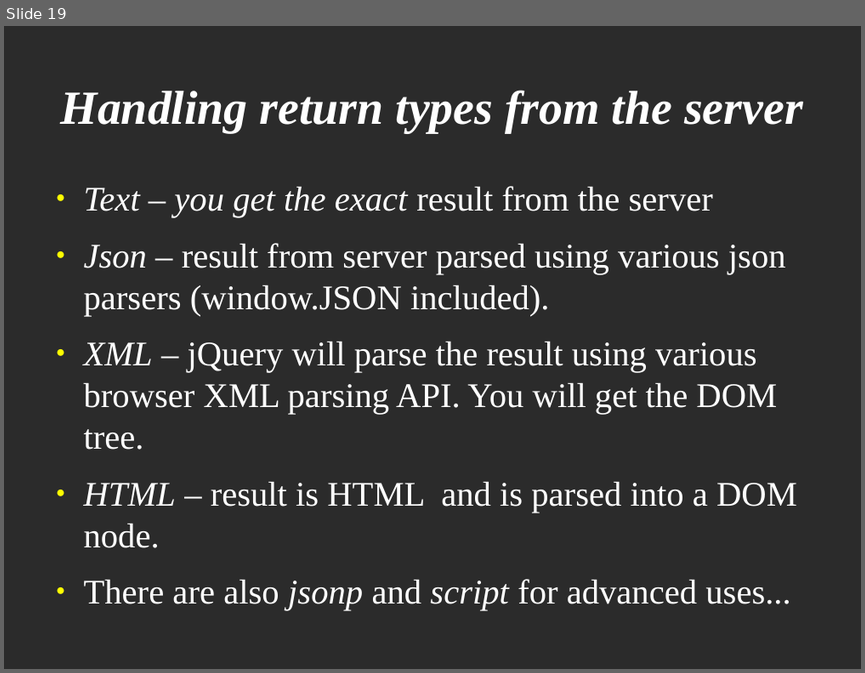
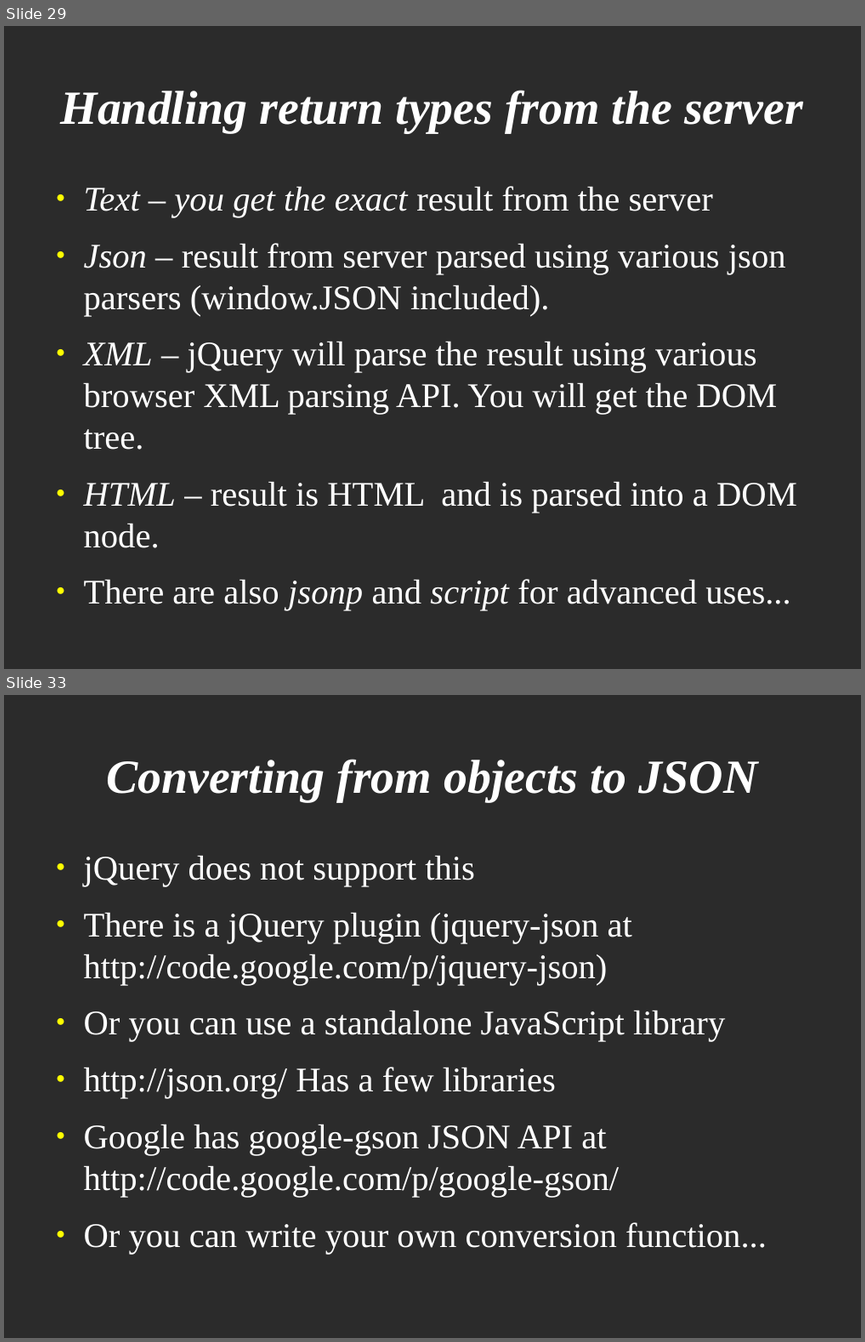
Before and after one commit to veltzer/demos, a slide deck: javascript/jquery/jquery.odp. Shown one above the other, each under a label of ours: slide 19 before the commit, slides 29 and 33 after it; the slides between them are not shown. The pictures are 865x673 and 865x1342 pixels, drawn with LibreOffice and Linux fonts; fonts in the diff are those of the drawing; background and template pictures are left out; a plain dark background stands for a picture behind light text. Boxes give left, top, right and bottom in pixels: in the first picture for what was removed or moved away, otherwise in the second. Text is boxed around its words. In the diff, an @@ line names an element or a change of style, - is before the commit and + after.

```diff
--- a/javascript/jquery/jquery.odp
+++ b/javascript/jquery/jquery.odp
@@ slide 33 added at bbox=[4, 695, 861, 1338], background picture (left out) @@
@@ title added at bbox=[106, 759, 758, 802], 44 pt, text #FFFFFF, bold, italic @@
+Converting from objects to JSON
@@ text added at bbox=[84, 855, 766, 1253], 32 pt, text #FFFFFF @@
+● jQuery does not support this
+● There is a jQuery plugin (jquery-json at http://code.google.com/p/jquery-json)
+● Or you can use a standalone JavaScript library
+● http://json.org/ Has a few libraries
+● Google has google-gson JSON API at http://code.google.com/p/google-gson/
+● Or you can write your own conversion function...
@@ what was slide 19 is now slide 29 @@
```
Also in this commit, not shown: 5 slides changed, 13 other slides added, 1 slide removed.
